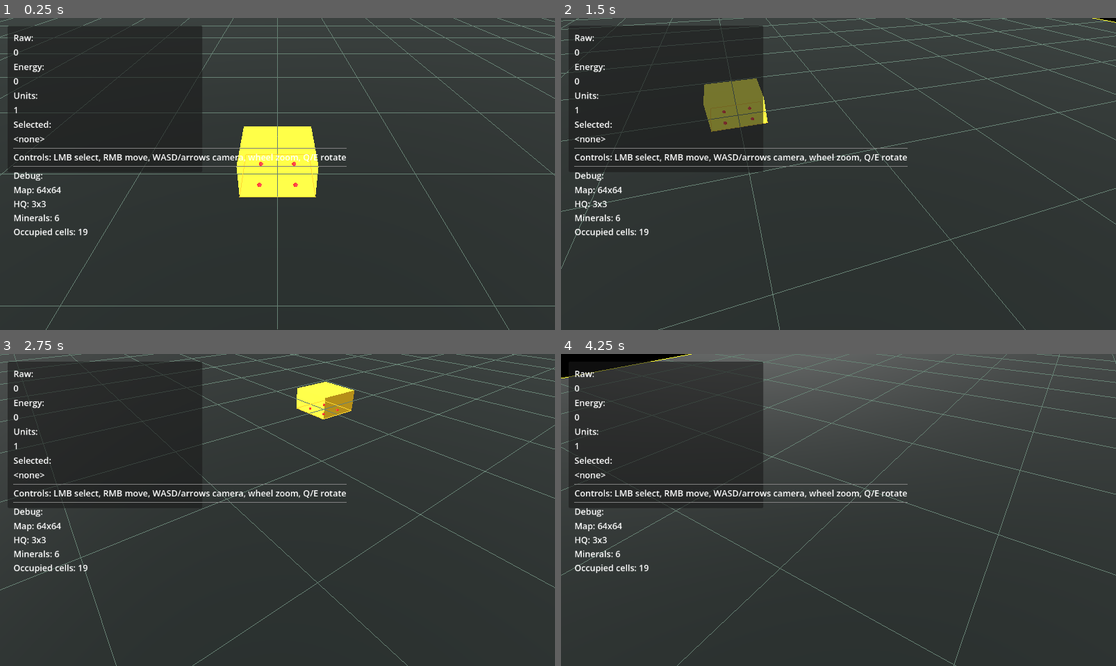
Above: before the commit, frames 1-4 (two rows, left to right).
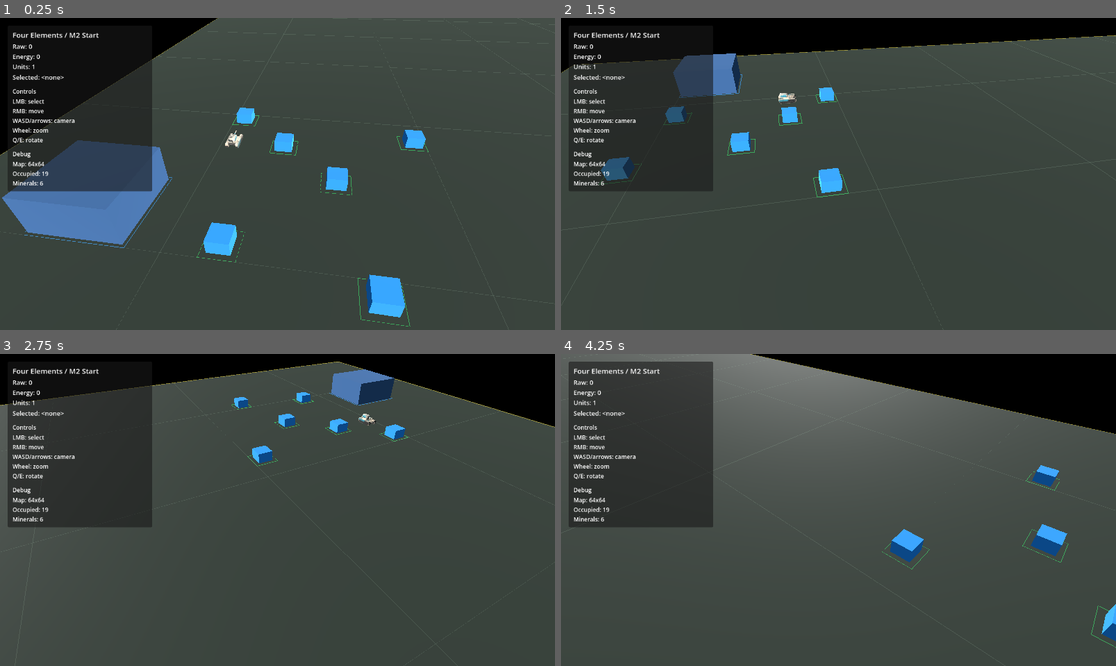
Above: after the commit, the same moments.

Repository: ratoker-jpg/four-elements-godot
Game: Godot game, scene res://scenes/game/GameRoot.tscn
Same seed, same stepped clock (60 frames per second), same inputs: the game is played once before the commit and once after it. This scene is started directly instead of the project's main scene.
Inputs (mouse positions are in pixels of both pictures, inside the frame that each line leads up to):
- Up to frame 1 (0.25 s): no input
- Up to frame 2 (1.5 s): tap Enter at 0.5 s; move the mouse to (960, 158) at 0.52 s; hold D 0.53-1.28 s; hold Q 0.53-1.28 s; click (960, 158) at 0.67 s; move the mouse to (727, 189) at 1.27 s; hold S from 1.28 s (still down); tap E at 1.35 s
- Up to frame 3 (2.75 s): move the mouse to (333, 441) at 2.02 s; release S at 2.03 s; hold D from 2.03 s (still down); hold Q from 2.03 s (still down)
- Up to frame 4 (4.25 s): move the mouse to (810, 572) at 2.77 s; release D at 2.78 s; release Q at 2.78 s; hold W 2.78-3.53 s; tap E at 2.85 s; click (810, 572) at 2.92 s; move the mouse to (1005, 556) at 3.52 s; hold A from 3.53 s (still down); hold Q from 3.53 s (still down)

The runs differ from the first frame. In frame 1, 25% of the frame differs, in the area x 0-100%, y 0-100%; in frame 2, 20%; in frame 3, 20%; in frame 4, 25%.

Commit message:
GODOT-M2: Repair GameRoot visual readability and HUD

Diff:
--- a/scenes/game/GameRoot.tscn
+++ b/scenes/game/GameRoot.tscn
@@ -15,7 +15,7 @@
 ambient_light_energy = 0.7
 
 [sub_resource type="Theme" id="Theme_hud"]
-default_font_size = 18
+default_font_size = 13
 
 [node name="GameRoot" type="Node3D"]
 script = ExtResource("1")
@@ -25,7 +25,7 @@
 [node name="Systems" type="Node" parent="."]
 
 [node name="RTSCameraRig" type="Node3D" parent="."]
-transform = Transform3D(1, 0, 0, 0, 1, 0, 0, 0, 1, 2048, 0, 2048)
+transform = Transform3D(1, 0, 0, 0, 1, 0, 0, 0, 1, 672, 0, 3344)
 script = ExtResource("2")
 
 [node name="Camera3D" type="Camera3D" parent="RTSCameraRig"]
@@ -73,66 +73,59 @@
 [node name="HUD" type="CanvasLayer" parent="."]
 script = ExtResource("7")
 
-[node name="Panel" type="Panel" parent="HUD"]
+[node name="Panel" type="PanelContainer" parent="HUD"]
 offset_left = 16.0
 offset_top = 16.0
-offset_right = 420.0
-offset_bottom = 320.0
+offset_right = 316.0
+offset_bottom = 242.0
 theme = SubResource("Theme_hud")
 
-[node name="VBox" type="VBoxContainer" parent="HUD/Panel"]
+[node name="Margin" type="MarginContainer" parent="HUD/Panel"]
 layout_mode = 2
-offset_left = 12.0
-offset_top = 12.0
-offset_right = 392.0
-offset_bottom = 292.0
+theme_override_constants/margin_left = 10
+theme_override_constants/margin_top = 8
+theme_override_constants/margin_right = 10
+theme_override_constants/margin_bottom = 8
 
-[node name="RawLabel" type="Label" parent="HUD/Panel/VBox"]
+[node name="VBox" type="VBoxContainer" parent="HUD/Panel/Margin"]
 layout_mode = 2
-text = "Raw:"
+theme_override_constants/separation = 4
 
-[node name="RawValue" type="Label" parent="HUD/Panel/VBox"]
+[node name="Title" type="Label" parent="HUD/Panel/Margin/VBox"]
 layout_mode = 2
-text = "0"
+theme_override_font_sizes/font_size = 15
+text = "Four Elements / M2 Start"
 
-[node name="EnergyLabel" type="Label" parent="HUD/Panel/VBox"]
+[node name="ResourcesText" type="Label" parent="HUD/Panel/Margin/VBox"]
 layout_mode = 2
-text = "Energy:"
+text = "Raw: 0\nEnergy: 0\nUnits: 1"
 
-[node name="EnergyValue" type="Label" parent="HUD/Panel/VBox"]
+[node name="SelectedText" type="Label" parent="HUD/Panel/Margin/VBox"]
 layout_mode = 2
-text = "0"
+text = "Selected: <none>"
 
-[node name="UnitsLabel" type="Label" parent="HUD/Panel/VBox"]
-layout_mode = 2
-text = "Units:"
-
-[node name="UnitsValue" type="Label" parent="HUD/Panel/VBox"]
-layout_mode = 2
-text = "0"
-
-[node name="SelectedLabel" type="Label" parent="HUD/Panel/VBox"]
-layout_mode = 2
-text = "Selected:"
-
-[node name="SelectedValue" type="Label" parent="HUD/Panel/VBox"]
-layout_mode = 2
-text = "<none>"
-
-[node name="Separator" type="HSeparator" parent="HUD/Panel/VBox"]
+[node name="Separator" type="HSeparator" parent="HUD/Panel/Margin/VBox"]
 layout_mode = 2
 
-[node name="ControlsHint" type="Label" parent="HUD/Panel/VBox"]
+[node name="ControlsTitle" type="Label" parent="HUD/Panel/Margin/VBox"]
 layout_mode = 2
-text = "Controls: LMB select, RMB move, WASD/arrows camera, wheel zoom, Q/E rotate"
+theme_override_font_sizes/font_size = 12
+text = "Controls"
 
-[node name="Separator2" type="HSeparator" parent="HUD/Panel/VBox"]
+[node name="ControlsHint" type="Label" parent="HUD/Panel/Margin/VBox"]
+layout_mode = 2
+theme_override_font_sizes/font_size = 12
+text = "LMB: select\nRMB: move\nWASD/arrows: camera\nWheel: zoom\nQ/E: rotate"
+
+[node name="Separator2" type="HSeparator" parent="HUD/Panel/Margin/VBox"]
 layout_mode = 2
 
-[node name="DebugLabel" type="Label" parent="HUD/Panel/VBox"]
+[node name="DebugTitle" type="Label" parent="HUD/Panel/Margin/VBox"]
 layout_mode = 2
-text = "Debug:"
+theme_override_font_sizes/font_size = 12
+text = "Debug"
 
-[node name="DebugText" type="Label" parent="HUD/Panel/VBox"]
+[node name="DebugText" type="Label" parent="HUD/Panel/Margin/VBox"]
 layout_mode = 2
-text = "Map: ?"
+theme_override_font_sizes/font_size = 12
+text = "Map: 64x64\nOccupied: 19\nMinerals: 6"
--- a/scenes/placeholders/HQPlaceholder3x3.tscn
+++ b/scenes/placeholders/HQPlaceholder3x3.tscn
@@ -3,24 +3,24 @@
 [ext_resource type="Script" path="res://scripts/placeholders/placeholder_entity.gd" id="1"]
 
 [sub_resource type="BoxMesh" id="BoxMesh_hq"]
-size = Vector3(192, 96, 192)
+size = Vector3(180, 82, 180)
 
 [sub_resource type="StandardMaterial3D" id="StandardMaterial3D_hq"]
-albedo_color = Color(0.35, 0.4, 0.5, 1)
+albedo_color = Color(0.22, 0.38, 0.58, 1)
 emission_enabled = true
-emission = Color(0.2, 0.25, 0.35, 1)
-emission_energy_multiplier = 0.4
+emission = Color(0.08, 0.18, 0.32, 1)
+emission_energy_multiplier = 0.25
 
 [node name="HQPlaceholder3x3" type="Node3D"]
 script = ExtResource("1")
 
 [node name="Mesh" type="MeshInstance3D" parent="."]
-transform = Transform3D(1, 0, 0, 0, 1, 0, 0, 0, 1, 0, 48, 0)
+transform = Transform3D(1, 0, 0, 0, 1, 0, 0, 0, 1, 0, 41, 0)
 mesh = SubResource("BoxMesh_hq")
 surface_material_override/0 = SubResource("StandardMaterial3D_hq")
 
 [node name="Label3D" type="Label3D" parent="."]
-transform = Transform3D(1, 0, 0, 0, 1, 0, 0, 0, 1, 0, 120, 0)
-text = "PLACEHOLDER: HQ 3x3"
-font_size = 24
+transform = Transform3D(1, 0, 0, 0, 1, 0, 0, 0, 1, 0, 96, 0)
+text = "HQ 3x3"
+font_size = 18
 billboard = 1
--- a/scenes/placeholders/InfiniteMineralPlaceholder2x2.tscn
+++ b/scenes/placeholders/InfiniteMineralPlaceholder2x2.tscn
@@ -3,24 +3,24 @@
 [ext_resource type="Script" path="res://scripts/placeholders/placeholder_entity.gd" id="1"]
 
 [sub_resource type="BoxMesh" id="BoxMesh_infinite"]
-size = Vector3(128, 64, 128)
+size = Vector3(118, 52, 118)
 
 [sub_resource type="StandardMaterial3D" id="StandardMaterial3D_infinite"]
-albedo_color = Color(1.0, 0.85, 0.2, 1)
+albedo_color = Color(0.95, 0.78, 0.18, 1)
 emission_enabled = true
-emission = Color(1.0, 0.7, 0.1, 1)
-emission_energy_multiplier = 0.6
+emission = Color(0.8, 0.48, 0.06, 1)
+emission_energy_multiplier = 0.35
 
 [node name="InfiniteMineralPlaceholder2x2" type="Node3D"]
 script = ExtResource("1")
 
 [node name="Mesh" type="MeshInstance3D" parent="."]
-transform = Transform3D(1, 0, 0, 0, 1, 0, 0, 0, 1, 0, 32, 0)
+transform = Transform3D(1, 0, 0, 0, 1, 0, 0, 0, 1, 0, 26, 0)
 mesh = SubResource("BoxMesh_infinite")
 surface_material_override/0 = SubResource("StandardMaterial3D_infinite")
 
 [node name="Label3D" type="Label3D" parent="."]
-transform = Transform3D(1, 0, 0, 0, 1, 0, 0, 0, 1, 0, 80, 0)
-text = "PLACEHOLDER: Infinite 2x2"
-font_size = 22
+transform = Transform3D(1, 0, 0, 0, 1, 0, 0, 0, 1, 0, 66, 0)
+text = "Infinite 2x2"
+font_size = 16
 billboard = 1
--- a/scenes/placeholders/MineralPlaceholder1x1.tscn
+++ b/scenes/placeholders/MineralPlaceholder1x1.tscn
@@ -3,24 +3,24 @@
 [ext_resource type="Script" path="res://scripts/placeholders/placeholder_entity.gd" id="1"]
 
 [sub_resource type="BoxMesh" id="BoxMesh_mineral"]
-size = Vector3(48, 32, 48)
+size = Vector3(42, 28, 42)
 
 [sub_resource type="StandardMaterial3D" id="StandardMaterial3D_mineral"]
-albedo_color = Color(0.2, 0.6, 1.0, 1)
+albedo_color = Color(0.16, 0.58, 0.95, 1)
 emission_enabled = true
-emission = Color(0.1, 0.4, 0.9, 1)
-emission_energy_multiplier = 0.5
+emission = Color(0.04, 0.28, 0.75, 1)
+emission_energy_multiplier = 0.35
 
 [node name="MineralPlaceholder1x1" type="Node3D"]
 script = ExtResource("1")
 
 [node name="Mesh" type="MeshInstance3D" parent="."]
-transform = Transform3D(1, 0, 0, 0, 1, 0, 0, 0, 1, 0, 16, 0)
+transform = Transform3D(1, 0, 0, 0, 1, 0, 0, 0, 1, 0, 14, 0)
 mesh = SubResource("BoxMesh_mineral")
 surface_material_override/0 = SubResource("StandardMaterial3D_mineral")
 
 [node name="Label3D" type="Label3D" parent="."]
-transform = Transform3D(1, 0, 0, 0, 1, 0, 0, 0, 1, 0, 40, 0)
+transform = Transform3D(1, 0, 0, 0, 1, 0, 0, 0, 1, 0, 34, 0)
 text = "M"
-font_size = 18
+font_size = 14
 billboard = 1
--- a/scripts/controllers/selection_controller_3d.gd
+++ b/scripts/controllers/selection_controller_3d.gd
@@ -7,6 +7,8 @@
 @export var ray_length := 5000.0
 
 @onready var camera: Camera3D = get_node_or_null(camera_path) as Camera3D
+
+signal selection_changed(selected_node: Node)
 
 var selected: Node
 
@@ -25,6 +27,10 @@
 func clear_selection() -> void:
 	if selected and selected.has_method("set_selected"):
 		selected.set_selected(false)
+	if selected != null:
+		selected = null
+		selection_changed.emit(null)
+		return
 	selected = null
 
 func get_selected_unit() -> Node:
@@ -49,10 +55,12 @@
 		next_selected = _find_selectable(result.get("collider"))
 
 	if next_selected != selected:
-		clear_selection()
+		if selected and selected.has_method("set_selected"):
+			selected.set_selected(false)
 		selected = next_selected
 		if selected and selected.has_method("set_selected"):
 			selected.set_selected(true)
+		selection_changed.emit(selected)
 
 func _find_selectable(value: Variant) -> Node:
 	if not value is Node:
--- a/scripts/game/game_root.gd
+++ b/scripts/game/game_root.gd
@@ -9,8 +9,13 @@
 
 @export var map_size_cells: Vector2i = Vector2i(64, 64)
 @export var cell_size_world: float = 64.0
+@export var show_debug_visualization := true
+@export var debug_grid_step_cells := 8
+@export var tank_visual_scale := 0.12
 
 @onready var systems: Node = $Systems
+@onready var camera_rig: Node3D = $RTSCameraRig
+@onready var selection_controller: Node = $Systems/SelectionController3D
 @onready var map_root: Node3D = $MapRoot
 @onready var ground_root: Node3D = $MapRoot/Ground
 @onready var resources_root: Node3D = $MapRoot/Resources
@@ -41,6 +46,7 @@
 	_build_ground()
 	_spawn_entities()
 	_build_debug_visualization()
+	_focus_camera_on_start_area()
 	_wire_hud()
 
 func _build_ground() -> void:
@@ -49,7 +55,8 @@
 	var mesh := PlaneMesh.new()
 	mesh.size = world_size
 	var material := StandardMaterial3D.new()
-	material.albedo_color = Color(0.10, 0.13, 0.12, 1.0)
+	material.albedo_color = Color(0.16, 0.20, 0.17, 1.0)
+	material.roughness = 0.9
 	var ground := MeshInstance3D.new()
 	ground.name = "GroundPlane"
 	ground.mesh = mesh
@@ -106,6 +113,11 @@
 		push_error("GameRoot: could not instantiate Tank3D")
 		return
 	tank.global_position = world_pos
+	# M2 keeps the M1 tank scene intact, but scales this instance so it reads as
+	# a mobile unit beside 64-unit RTS cells instead of as a building.
+	tank.scale = Vector3.ONE * tank_visual_scale
+	tank.set("show_debug_markers", false)
+	tank.set("show_debug_move_target", false)
 	# Scale M1 movement values for the larger M2 world.
 	tank.set("move_speed", 240.0)
 	tank.set("stop_distance", 16.0)
@@ -114,17 +126,22 @@
 	units_root.add_child(tank)
 
 func _build_debug_visualization() -> void:
+	debug_root.visible = show_debug_visualization
+	if not show_debug_visualization:
+		return
+
 	var world_size := map_grid.map_world_size()
 	# Map bounds outline.
-	_add_rect_debug(Vector3(0, 0.1, 0), Vector3(world_size.x, 0.1, 0), Vector3(world_size.x, 0.1, world_size.y), Vector3(0, 0.1, world_size.y), Color(1, 1, 0.2, 0.8))
-
-	# Sampled grid lines (every 4 cells to avoid clutter).
-	for i in range(0, map_size_cells.x + 1, 4):
+	_add_rect_debug(Vector3(0, 0.1, 0), Vector3(world_size.x, 0.1, 0), Vector3(world_size.x, 0.1, world_size.y), Vector3(0, 0.1, world_size.y), Color(1, 0.9, 0.25, 0.45))
+
+	# Sampled grid lines. Every 8 cells keeps orientation without overwhelming play.
+	var grid_step: int = maxi(debug_grid_step_cells, 1)
+	for i in range(0, map_size_cells.x + 1, grid_step):
 		var x := float(i) * cell_size_world
-		_add_line_debug(Vector3(x, 0.08, 0), Vector3(x, 0.08, world_size.y), Color(0.4, 0.5, 0.45, 0.4))
-	for j in range(0, map_size_cells.y + 1, 4):
+		_add_line_debug(Vector3(x, 0.08, 0), Vector3(x, 0.08, world_size.y), Color(0.65, 0.78, 0.68, 0.16))
+	for j in range(0, map_size_cells.y + 1, grid_step):
 		var z := float(j) * cell_size_world
-		_add_line_debug(Vector3(0, 0.08, z), Vector3(world_size.x, 0.08, z), Color(0.4, 0.5, 0.45, 0.4))
+		_add_line_debug(Vector3(0, 0.08, z), Vector3(world_size.x, 0.08, z), Color(0.65, 0.78, 0.68, 0.16))
 
 	# Footprint outlines for each occupied entity.
 	for entity in start_state.entities:
@@ -134,19 +151,19 @@
 		var anchor: Vector2i = entity.get("anchor_cell", Vector2i.ZERO)
 		var min_world := Vector3(float(anchor.x) * cell_size_world, 0.15, float(anchor.y) * cell_size_world)
 		var max_world := Vector3(float(anchor.x + footprint.x) * cell_size_world, 0.15, float(anchor.y + footprint.y) * cell_size_world)
-		var color := Color(0.2, 1.0, 0.4, 0.9)
+		var color := Color(0.25, 0.95, 0.45, 0.55)
 		match entity.get("kind", ""):
 			"hq":
-				color = Color(0.3, 0.7, 1.0, 0.9)
+				color = Color(0.25, 0.65, 1.0, 0.65)
 			"infinite_mineral":
-				color = Color(1.0, 0.85, 0.2, 0.9)
+				color = Color(1.0, 0.82, 0.25, 0.65)
 		_add_rect_debug(min_world, Vector3(max_world.x, 0.15, min_world.z), max_world, Vector3(min_world.x, 0.15, max_world.z), color)
 
-	# Occupied-cell dots (small red spheres on each occupied cell center).
+	# Occupied-cell dots are intentionally tiny so they read as data, not scenery.
 	for cell_key in occupancy.get_all_occupied_cells():
 		var cell: Vector2i = cell_key
 		var center := map_grid.grid_to_world(cell)
-		_add_dot_debug(center + Vector3(0, 0.2, 0), Color(1, 0.15, 0.15, 0.7))
+		_add_dot_debug(center + Vector3(0, 0.2, 0), Color(1, 0.25, 0.2, 0.35))
 
 func _add_line_debug(a: Vector3, b: Vector3, color: Color) -> void:
 	var mesh := ImmediateMesh.new()
@@ -158,7 +175,8 @@
 	var mat := StandardMaterial3D.new()
 	mat.albedo_color = color
 	mat.shading_mode = BaseMaterial3D.SHADING_MODE_UNSHADED
-	mat.no_depth_test = true
+	mat.transparency = BaseMaterial3D.TRANSPARENCY_ALPHA
+	mat.no_depth_test = false
 	var mi := MeshInstance3D.new()
 	mi.mesh = mesh
 	mi.material_override = mat
@@ -180,7 +198,8 @@
 	var mat := StandardMaterial3D.new()
 	mat.albedo_color = color
 	mat.shading_mode = BaseMaterial3D.SHADING_MODE_UNSHADED
-	mat.no_depth_test = true
+	mat.transparency = BaseMaterial3D.TRANSPARENCY_ALPHA
+	mat.no_depth_test = false
 	var mi := MeshInstance3D.new()
 	mi.mesh = mesh
 	mi.material_override = mat
@@ -188,18 +207,42 @@
 
 func _add_dot_debug(pos: Vector3, color: Color) -> void:
 	var mesh := SphereMesh.new()
-	mesh.radius = 4.0
-	mesh.height = 8.0
+	mesh.radius = 2.2
+	mesh.height = 4.4
 	var mat := StandardMaterial3D.new()
 	mat.albedo_color = color
 	mat.emission_enabled = true
 	mat.emission = color
-	mat.no_depth_test = true
+	mat.emission_energy_multiplier = 0.4
+	mat.transparency = BaseMaterial3D.TRANSPARENCY_ALPHA
+	mat.no_depth_test = false
 	var mi := MeshInstance3D.new()
 	mi.mesh = mesh
 	mi.material_override = mat
 	mi.global_position = pos
 	debug_root.add_child(mi)
+
+func _focus_camera_on_start_area() -> void:
+	if camera_rig == null:
+		return
+
+	var focus_points: Array[Vector3] = []
+	for entity in start_state.entities:
+		var kind: String = entity.get("kind", "")
+		if kind == "hq" or kind == "tank" or kind == "mineral":
+			focus_points.append(entity.get("world_position", Vector3.ZERO))
+	if focus_points.is_empty():
+		return
+
+	var focus := Vector3.ZERO
+	for point in focus_points:
+		focus += point
+	focus /= float(focus_points.size())
+	camera_rig.global_position = Vector3(focus.x, 0.0, focus.z)
+	camera_rig.set("zoom", 620.0)
+	camera_rig.set("yaw", 0.15)
+	if camera_rig.has_method("_update_camera_transform"):
+		camera_rig.call("_update_camera_transform")
 
 func _wire_hud() -> void:
 	if hud == null or not hud.has_method("update_state"):
@@ -214,6 +257,10 @@
 		"units": start_state.get_entities_of_kind("tank").size(),
 		"selected": "<none>",
 	})
+	if selection_controller != null and selection_controller.has_signal("selection_changed"):
+		var callback := Callable(self, "on_selection_changed")
+		if not selection_controller.is_connected("selection_changed", callback):
+			selection_controller.connect("selection_changed", callback)
 
 # Called by SelectionController3D via signal wiring (if added in a future milestone).
 func on_selection_changed(selected_node: Node) -> void:
--- a/scripts/game/hud_placeholder.gd
+++ b/scripts/game/hud_placeholder.gd
@@ -1,29 +1,28 @@
 extends CanvasLayer
 class_name HudPlaceholder
 
-# M2: minimal HUD. Displays raw/energy/units/selected + controls hint + debug text.
+# M2: compact HUD. Displays raw/energy/units/selected + controls hint + debug text.
 # Does NOT own game logic. Receives display data via update_state() / update_selected().
 
-@onready var raw_label: Label = $Panel/VBox/RawValue
-@onready var energy_label: Label = $Panel/VBox/EnergyValue
-@onready var units_label: Label = $Panel/VBox/UnitsValue
-@onready var selected_label: Label = $Panel/VBox/SelectedValue
-@onready var debug_label: Label = $Panel/VBox/DebugText
+@onready var resources_label: Label = $Panel/Margin/VBox/ResourcesText
+@onready var selected_label: Label = $Panel/Margin/VBox/SelectedText
+@onready var debug_label: Label = $Panel/Margin/VBox/DebugText
 
 func update_state(data: Dictionary) -> void:
-	if raw_label:
-		raw_label.text = str(data.get("raw", 0))
-	if energy_label:
-		energy_label.text = str(data.get("energy", 0))
-	if units_label:
-		units_label.text = str(data.get("units", 0))
+	if resources_label:
+		resources_label.text = "Raw: %s\nEnergy: %s\nUnits: %s" % [
+			str(data.get("raw", 0)),
+			str(data.get("energy", 0)),
+			str(data.get("units", 0)),
+		]
+	if selected_label:
+		selected_label.text = "Selected: %s" % str(data.get("selected", "<none>"))
 	if debug_label:
 		var map_size: String = data.get("map_size", "?")
-		var hq_fp: String = data.get("hq_footprint", "?")
 		var mineral_count: int = data.get("mineral_count", 0)
 		var occupied: int = data.get("occupied_cells", 0)
-		debug_label.text = "Map: %s\nHQ: %s\nMinerals: %d\nOccupied cells: %d" % [map_size, hq_fp, mineral_count, occupied]
+		debug_label.text = "Map: %s\nOccupied: %d\nMinerals: %d" % [map_size, occupied, mineral_count]
 
 func update_selected(label_text: String) -> void:
 	if selected_label:
-		selected_label.text = label_text
+		selected_label.text = "Selected: %s" % label_text
Not shown, changed: docs/GODOT_M2_GAME_ROOT_MAPGRID_START_STATE_REPORT.md
